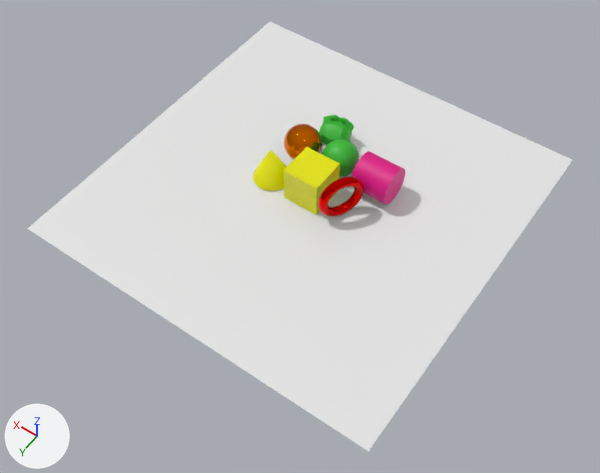
Before and after pictures for a commit that changed the Blender file exercise_files/section 01/07+-+material+properties+_+reflections.blend.
Before and after are seen from a 50 mm camera at (-15.9, 23.1, 32.2) aimed at (-1.0, 2.2, -0.6). The axes (+X, +Y, +Z) are drawn at lower left. The lights are the same throughout.
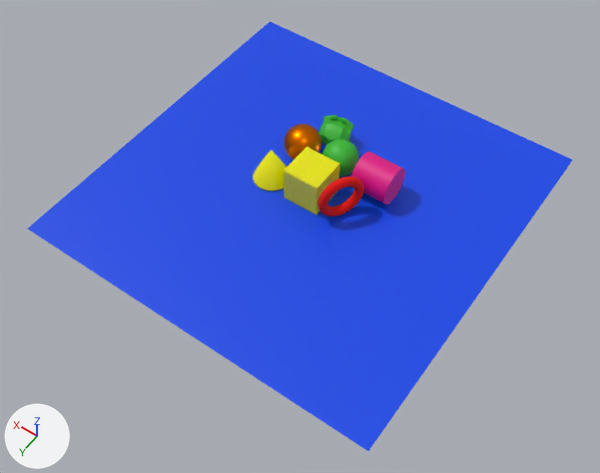
Where the change shows, as pixel boxes (x1, y1, x2, y2) in the pictures (600 x 473 px):
'Plane', recoloured (white to blue): (27, 22, 572, 451) in both
'Torus', surface changed: (318, 176, 364, 216) in both

What the commit changed:
Material 'white' (mat_white) changes colour from white #e7e7e7 to blue #0046e7; in linear values from (0.8, 0.8, 0.8) to (0.0, 0.062, 0.8).
In material 'red' (mat_red), metallic goes from 1.0 to 0.0.
In material 'red' (mat_red), roughness goes from 0.0 to 1.0.
